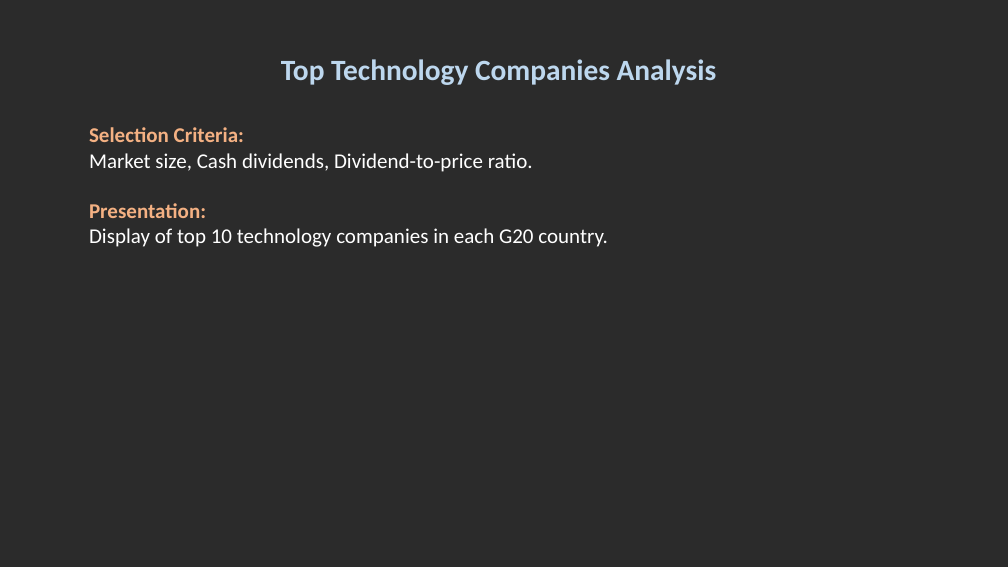
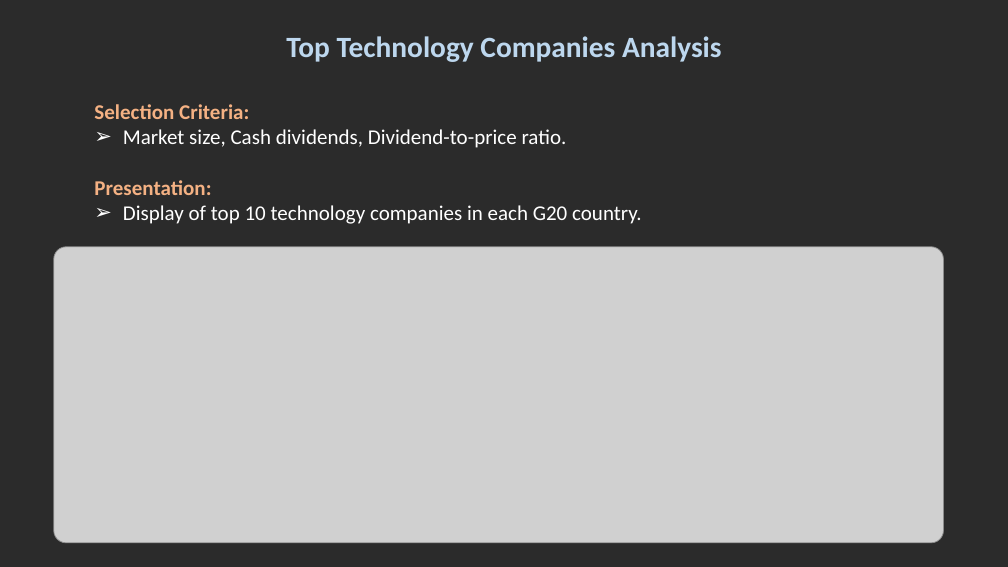
Before and after one commit to jash1112/Project_3, a slide deck: slide 9 of Presentation.pptx. Drawn at 1008x567 pixels with LibreOffice and Linux fonts; fonts in the diff are those of the drawing; grey boxes stand for pictures; background and template pictures are left out; a plain dark background stands for a picture behind light text. Boxes give left, top, right and bottom in pixels: in the first picture for what was removed or moved away, otherwise in the second. Text is boxed around its words. In the diff, an @@ line names an element or a change of style, - is before the commit and + after.

```diff
--- a/Presentation.pptx
+++ b/Presentation.pptx
@@ text "Top Technology Companies Analysis": place and size @@
-text "Top Technology Companies Analysis" at [89, 59, 717, 247]
+text "Top Technology Companies Analysis" at [94, 36, 722, 224]
@@ text at [123, 129, 642, 224]: bullet none to ➢ @@
@@ picture added at [54, 247, 944, 543] @@
```
Also in this commit, not shown: 7 other slides changed, 2 slides added, 1 slide removed.
